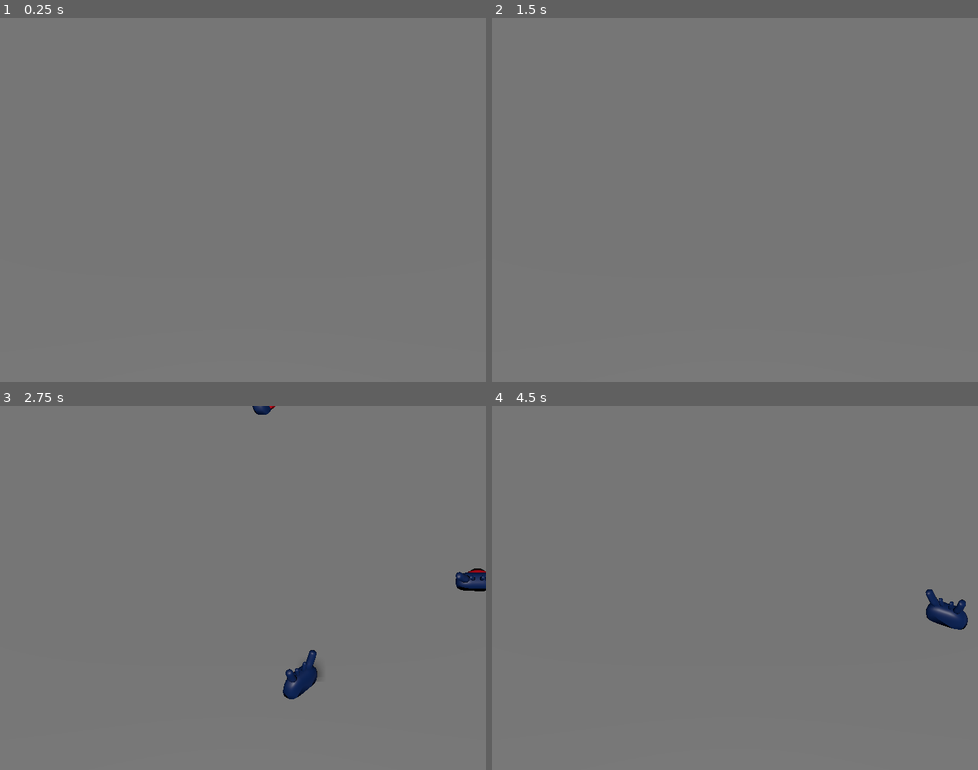
Above: before the commit, frames 1-4 (two rows, left to right).
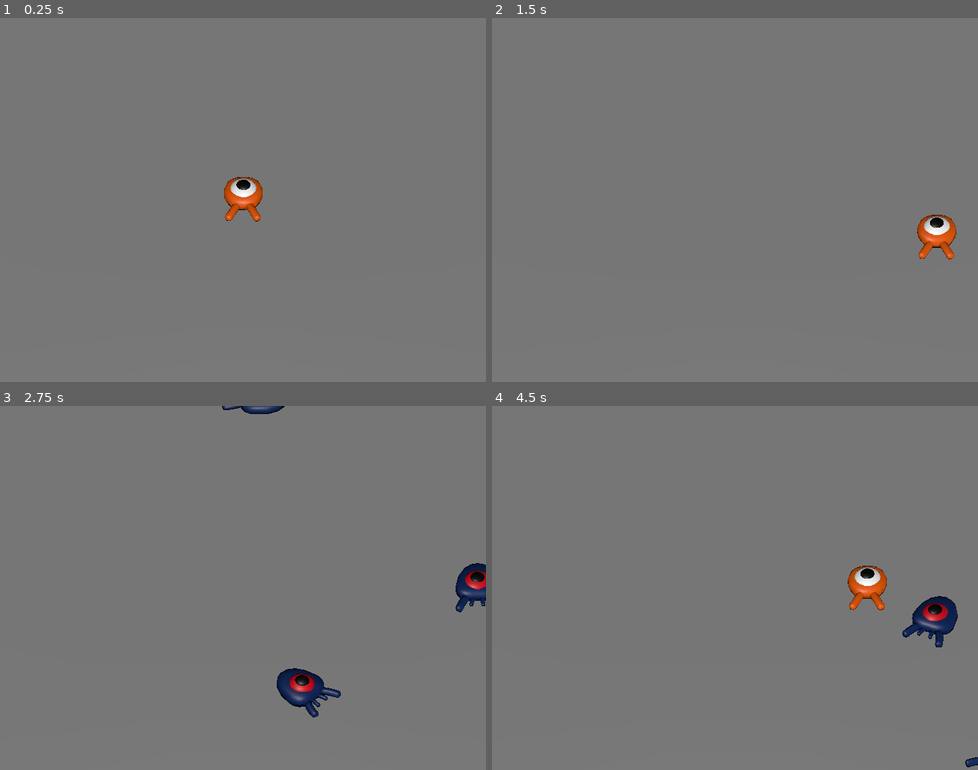
Above: after the commit, the same moments.

Repository: Pain6400/first-game-3d
Game: Godot game, scene res://scenes/main.tscn
Same seed, same stepped clock (60 frames per second), same inputs: the game is played once before the commit and once after it.
Inputs:
- Up to frame 1 (0.25 s): no input
- Up to frame 2 (1.5 s): tap Enter at 0.5 s; hold D (move_right) 0.53-1.28 s; hold S (move_back) from 1.28 s (still down)
- Up to frame 3 (2.75 s): release S (move_back) at 2.03 s; hold D (move_right) from 2.03 s (still down)
- Up to frame 4 (4.5 s): release D (move_right) at 2.78 s; hold W (move_forward) 2.78-3.53 s; hold A (move_left) from 3.53 s (still down)

The runs differ from the first frame. In frame 1, 0.7% of the frame differs, in the area x 46-55%, y 43-56%; in frame 2, 0.7%; in frame 3, 1.7%; in frame 4, 1.7%, in the area x 73-100%, y 43-100%.

Commit message:
fix colicion

Diff:
--- a/scenes/main.tscn
+++ b/scenes/main.tscn
@@ -29,6 +29,8 @@
 
 [node name="Ground" type="StaticBody3D" parent="."]
 transform = Transform3D(1, 0, 0, 0, 1, 0, 0, 0, 1, 0, -1, 0)
+collision_layer = 4
+collision_mask = 0
 
 [node name="CollisionShape3D" type="CollisionShape3D" parent="Ground"]
 shape = SubResource("BoxShape3D_rn8jn")
@@ -78,7 +80,7 @@
 curve = SubResource("Curve3D_sq6np")
 
 [node name="SpawnPath" type="PathFollow3D" parent="SpawnLocation"]
-transform = Transform3D(-0.00490191, 0, -0.999988, 0, 1, 0, 0.999988, 0, -0.00490191, -16.7402, 0, -16.0622)
+transform = Transform3D(-0.00490239, 0, -0.999988, 0, 1, 0, 0.999988, 0, -0.00490239, -16.7402, 0, -16.0622)
 
 [node name="MobTimer" type="Timer" parent="."]
 wait_time = 0.5
--- a/scenes/player/player.gd
+++ b/scenes/player/player.gd
@@ -4,6 +4,9 @@
 @export var speed = 14
 # The downward acceleration when in the air, in meters per second squared.
 @export var fall_acceleration = 75
+#...
+# Vertical impulse applied to the character upon jumping in meters per second.
+@export var jump_impulse = 20
 
 var target_velocity = Vector3.ZERO
 
